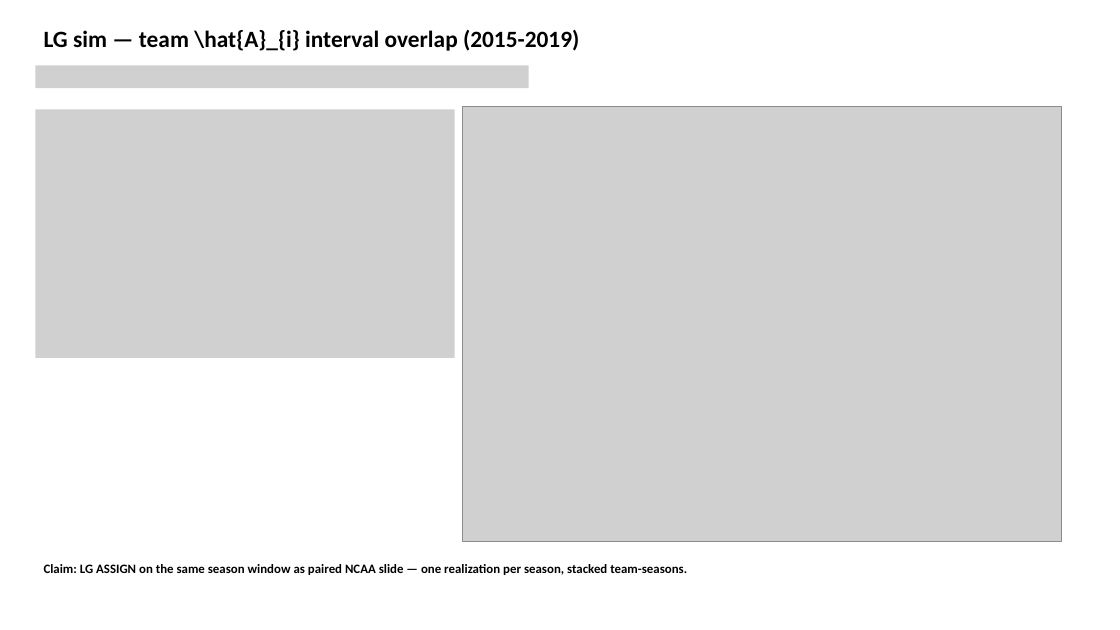
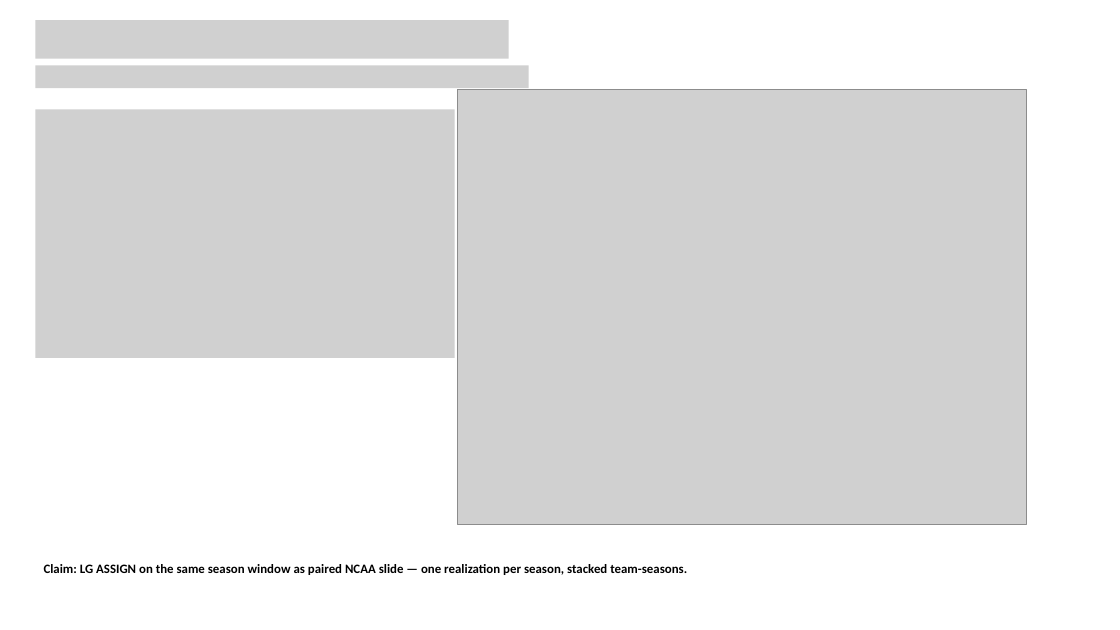
Before and after one commit to MathRanger6/Ivy_Net, a slide deck: slide 5 of 3-Master_Plan/re_entry/HEROs_and_PASSes/slides/CHAR_PD17_HAND.pptx. Drawn at 1120x630 pixels with LibreOffice and Linux fonts; fonts in the diff are those of the drawing; grey boxes stand for pictures. Boxes give left, top, right and bottom in pixels: in the first picture for what was removed or moved away, otherwise in the second. Text is boxed around its words. In the diff, an @@ line names an element or a change of style, - is before the commit and + after.

```diff
--- a/3-Master_Plan/re_entry/HEROs_and_PASSes/slides/CHAR_PD17_HAND.pptx
+++ b/3-Master_Plan/re_entry/HEROs_and_PASSes/slides/CHAR_PD17_HAND.pptx
@@ picture added at <box>35,20,509,59</box> @@
@@ text removed at <box>44,30,579,51</box> @@
-LG sim — team \hat{A}_{i} interval overlap (2015-2019)
@@ picture: place and size @@
-picture at <box>463,107,1062,542</box>
+picture at <box>457,89,1027,524</box>
```
Also in this commit, not shown: 3 other slides changed, 3 slides added, 2 slides removed, 42 other files.
